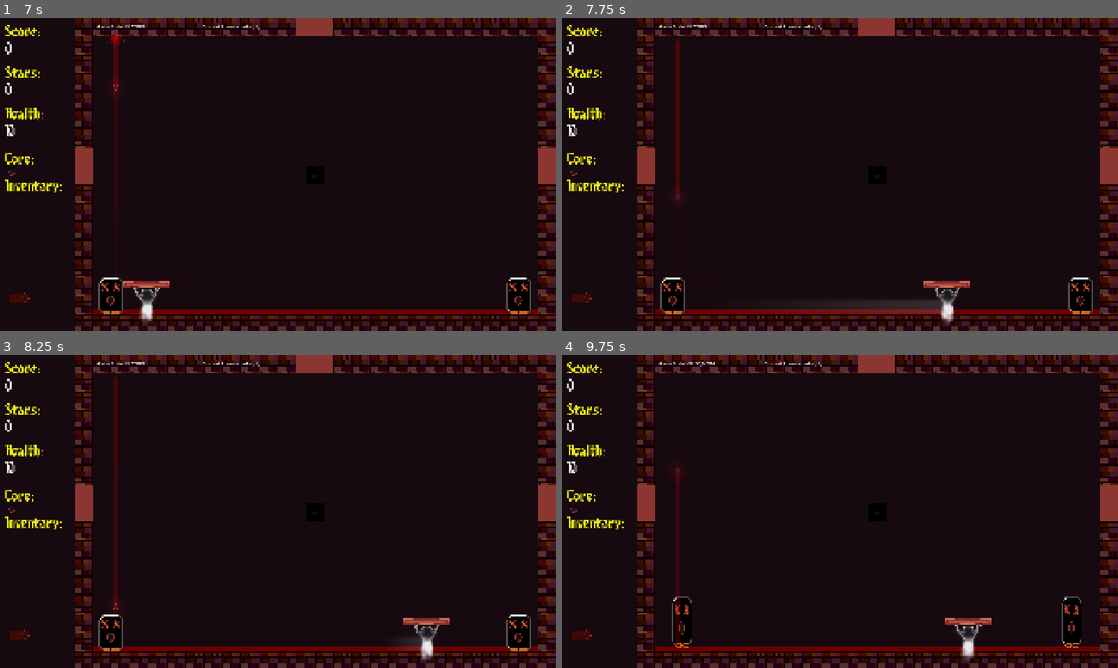
Above: before the commit, frames 1-4 (two rows, left to right).
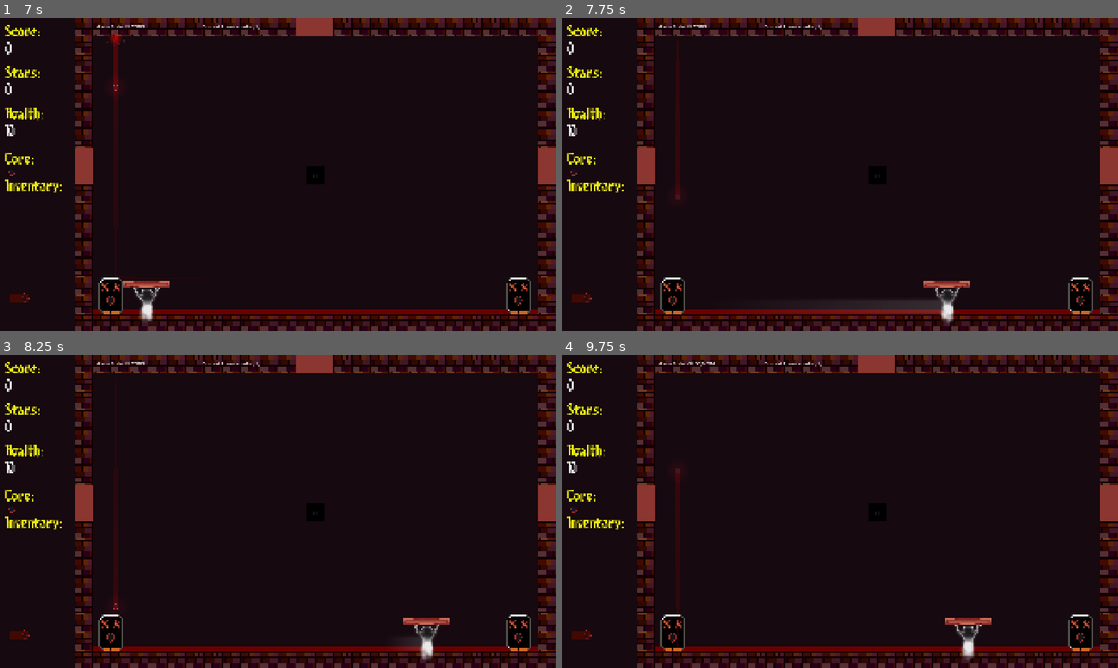
Above: after the commit, the same moments.

Repository: lostpoet999/escape_to_marty
Game: Godot game, scene res://scenes_and_scripts/ui_main_menu/main_menu.tscn
Two runs of this game, one before a commit and one after it. Both use one fixed random seed, a clock stepped at 60 frames per second and the inputs below. Sound files missing from this copy of the repository are replaced by a short silence.
Inputs (mouse positions are in pixels of both pictures, inside the frame that each line leads up to):
- Up to frame 1 (7 s): click "Start" at 0.5 s; click (11, 171) at 1.27 s; click (11, 199) at 2.02 s; click (11, 171) at 2.75 s; click (11, 171) at 3.5 s; tap Enter at 4.25 s; move the mouse to (544, 165) at 4.27 s; hold Tab (click_mode_toggle) 4.28-5 s; click (544, 165) at 4.42 s; click (11, 171) at 5 s; click (11, 171) at 5.75 s; click (11, 171) at 6.5 s
- Up to frame 2 (7.75 s): tap Space (paddle_active_powerup) at 7.25 s; move the mouse to (812, 174) at 7.27 s; click (812, 174) at 7.35 s
- Up to frame 3 (8.25 s): move the mouse to (289, 505) at 8.02 s; tap Space (paddle_active_powerup) at 8.1 s; click (289, 505) at 8.17 s
- Up to frame 4 (9.75 s): move the mouse to (834, 517) at 8.77 s; tap Tab (click_mode_toggle) at 8.85 s; click (834, 517) at 8.92 s; move the mouse to (1106, 502) at 9.52 s; click (1106, 502) at 9.6 s

Frame 1 is identical in both runs. In frame 2, less than 0.1% of the frame differs, in the area x 20-22%, y 7-26%; in frame 3, 0.2%; in frame 4, 0.6%, in the area x 17-96%, y 77-95%.

Commit message:
feat: particle for deon jump landing

Diff:
--- a/scenes_and_scripts/ball/ball.tscn
+++ b/scenes_and_scripts/ball/ball.tscn
@@ -45,7 +45,7 @@
 begin_cap_mode = 2
 end_cap_mode = 2
 script = ExtResource("5_jlcqq")
-max_points = 200
+max_points = 120
 
 [node name="Sprite2D" type="Sprite2D" parent="." unique_id=1756931055]
 texture = ExtResource("2_1rrwo")
--- a/scenes_and_scripts/enemies/enemy_actions/hop_to_center.gd
+++ b/scenes_and_scripts/enemies/enemy_actions/hop_to_center.gd
@@ -81,6 +81,7 @@
 			.set_ease(Tween.EASE_OUT).set_trans(Tween.TRANS_SINE)
 		land_tween.tween_callback(func() -> void:
 			SFX.play_sound("landing")
+			Signalbus.jump_landed.emit()
 			var dust1: CPUParticles2D = LANDING_DUST.instantiate()
 			var dust2: CPUParticles2D = LANDING_DUST.instantiate()
 			actor.get_parent().add_child(dust1)
--- a/scenes_and_scripts/enemies/placed_enemy.gd
+++ b/scenes_and_scripts/enemies/placed_enemy.gd
@@ -12,6 +12,7 @@
 @onready var foot_2: Marker2D = $Foot2
 
 func _ready()->void:
+	Signalbus.jump_landed.connect(jump_land_shake)
 	if is_blocker: Signalbus.blocker_added.emit(self)
 	var duped: Array[EnemyActions] = []
 	for action:EnemyActions in action_pool:
@@ -43,7 +44,10 @@
 		action.execute_action(self)
 		if is_blocker:
 			if action.action_type == action.ActionTypes.Move: Signalbus.blocker_moved.emit()
-		timer.wait_time = action_timer
+		timer.wait_time = action_timer - randf_range(0.3,0.8)
+
+func jump_land_shake()->void:
+	get_viewport().get_camera_2d().add_trauma(0.7)
 
 func get_edge(paddle: Paddle) -> float:
 	var sprite: Sprite2D = $EnemySprite
@@ -61,5 +65,6 @@
 func _on_ramming_collision_body_entered(body: Node2D) -> void:
 	if body is Paddle:
 		var paddle: Paddle = body
+		print("committed_distance", paddle.committed_distance)
 		if paddle.committed_distance > 300:
 			die()
--- a/scenes_and_scripts/enemies/specific_enemies/no_see_me_demon/deon.tscn
+++ b/scenes_and_scripts/enemies/specific_enemies/no_see_me_demon/deon.tscn
@@ -20,7 +20,7 @@
 [node name="Deon" unique_id=1934117901 instance=ExtResource("1_hxmmq")]
 script = ExtResource("1_dj3le")
 action_pool = Array[ExtResource("2_2bfs3")]([SubResource("Resource_rwvd0")])
-action_timer = 3.0
+action_timer = 5.0
 is_blocker = true
 
 [node name="EnemySprite" parent="." index="0" unique_id=2032254832]
--- a/scenes_and_scripts/singletons/signalbus.gd
+++ b/scenes_and_scripts/singletons/signalbus.gd
@@ -127,4 +127,6 @@
 @warning_ignore("unused_signal")
 signal blocker_removed(enemy: PlacedEnemy)
 @warning_ignore("unused_signal")
-signal blocker_moved()
+signal blocker_moved
+@warning_ignore("unused_signal")
+signal jump_landed
